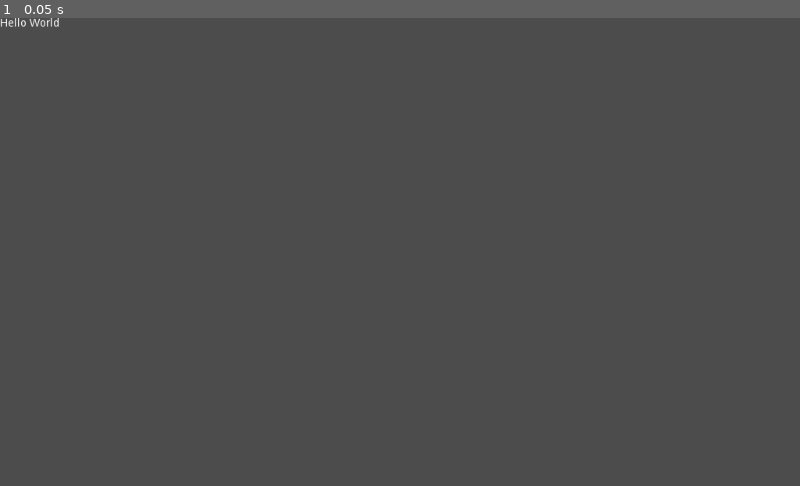
Above: before the commit, frame 1.
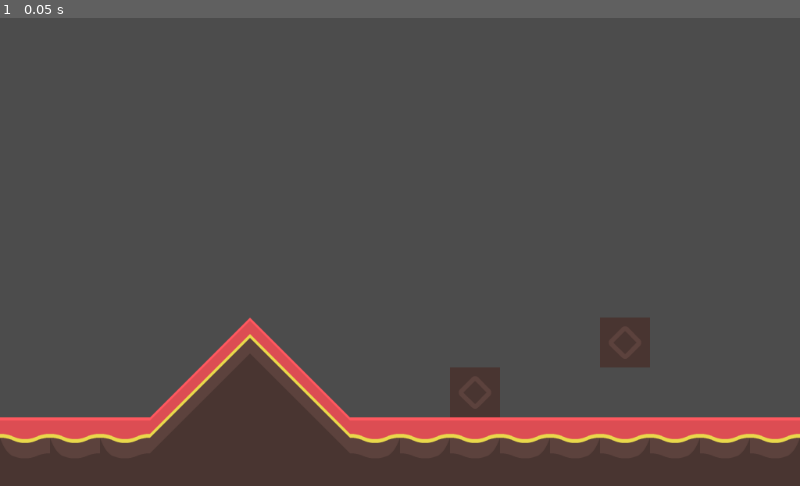
Above: after the commit, the same moment.

Repository: INF19IT2/2d-Jump-n-Run-SE
Game: Godot game, scene res://Scenes/First_Level/First_Level.tscn
Two runs of this game, one before a commit and one after it. Both use one fixed random seed, a clock stepped at 60 frames per second and the inputs below. The project has no main scene, so this scene is started directly.
Inputs:
- Up to frame 1 (0.05 s): no input

The runs differ from the first frame. In frame 1, 16% of the frame differs, in the area x 0-100%, y 0-100%.

Commit message:
Created a first basic level with some basic textures

Diff:
--- a/2d-Jump-n-Run-SE/Scenes/First_Level/First_Level.tscn
+++ b/2d-Jump-n-Run-SE/Scenes/First_Level/First_Level.tscn
@@ -1,9 +1,16 @@
-[gd_scene format=2]
+[gd_scene load_steps=2 format=2]
 
-[node name="Label" type="Label"]
-margin_right = 40.0
-margin_bottom = 14.0
-text = "Hello World"
+[ext_resource path="res://Scenes/First_Level/first_level_tileset.tres" type="TileSet" id=1]
+
+[node name="Node2D" type="Node2D"]
+
+[node name="CanvasLayer" type="CanvasLayer" parent="."]
+follow_viewport_enable = true
 __meta__ = {
-"_edit_use_anchors_": false
+"_editor_description_": "Test"
 }
+
+[node name="TileMap" type="TileMap" parent="CanvasLayer"]
+tile_set = ExtResource( 1 )
+format = 1
+tile_data = PoolIntArray( 393220, 13, 0, 393221, 14, 0, 393228, 10, 0, 458755, 13, 0, 458756, 22, 0, 458757, 23, 0, 458758, 14, 0, 458761, 10, 0, 524288, 24, 0, 524289, 24, 0, 524290, 24, 0, 524291, 22, 0, 524292, 0, 0, 524293, 0, 0, 524294, 23, 0, 524295, 25, 0, 524296, 25, 0, 524297, 25, 0, 524298, 25, 0, 524299, 25, 0, 524300, 25, 0, 524301, 25, 0, 524302, 25, 0, 524303, 25, 0, 589824, 0, 0, 589825, 0, 0, 589826, 0, 0, 589827, 0, 0, 589828, 0, 0, 589829, 0, 0, 589830, 0, 0, 589831, 0, 0, 589832, 0, 0, 589833, 0, 0, 589834, 0, 0, 589835, 0, 0, 589836, 0, 0, 589837, 0, 0, 589838, 0, 0, 589839, 0, 0 )
--- /dev/null
+++ b/2d-Jump-n-Run-SE/Scenes/First_Level/first_level_tileset.tres
@@ -0,0 +1,685 @@
+[gd_resource type="TileSet" load_steps=30 format=2]
+
+[ext_resource path="res://imagesFiles/Environment/First_Level/tilesheet.png" type="Texture" id=1]
+
+[sub_resource type="ConvexPolygonShape2D" id=1]
+points = PoolVector2Array( 64, 64, 0, 64, 0, 0, 64, 0 )
+
+[sub_resource type="ConvexPolygonShape2D" id=2]
+points = PoolVector2Array( 0, 0, 32, 0, 32, 32, 0, 32 )
+
+[sub_resource type="ConvexPolygonShape2D" id=3]
+points = PoolVector2Array( 0, 0, 64, 0, 64, 64, 0, 64 )
+
+[sub_resource type="ConvexPolygonShape2D" id=4]
+points = PoolVector2Array( 0, 0, 64, 0, 64, 64, 0, 64 )
+
+[sub_resource type="ConvexPolygonShape2D" id=5]
+points = PoolVector2Array( 0, 0, 64, 0, 64, 64, 0, 64 )
+
+[sub_resource type="ConvexPolygonShape2D" id=6]
+points = PoolVector2Array( 0, 0, 64, 0, 64, 64, 0, 64 )
+
+[sub_resource type="ConvexPolygonShape2D" id=7]
+points = PoolVector2Array( 0, 0, 64, 0, 64, 64, 0, 64 )
+
+[sub_resource type="ConvexPolygonShape2D" id=8]
+points = PoolVector2Array( 0, 0, 64, 0, 64, 64, 0, 64 )
+
+[sub_resource type="ConvexPolygonShape2D" id=9]
+points = PoolVector2Array( 0, 0, 64, 0, 64, 64, 0, 64 )
+
+[sub_resource type="ConvexPolygonShape2D" id=10]
+points = PoolVector2Array( 0, 0, 64, 0, 64, 64, 0, 64 )
+
+[sub_resource type="ConvexPolygonShape2D" id=11]
+points = PoolVector2Array( 0, 0, 64, 0, 64, 64, 0, 64 )
+
+[sub_resource type="ConvexPolygonShape2D" id=12]
+points = PoolVector2Array( 0, 0, 64, 0, 64, 64, 0, 64 )
+
+[sub_resource type="ConvexPolygonShape2D" id=13]
+points = PoolVector2Array( 64, 32, 0, 32, 0, 0, 64, 0 )
+
+[sub_resource type="ConvexPolygonShape2D" id=14]
+points = PoolVector2Array( 0, 0, 64, 0, 64, 64, 0, 64 )
+
+[sub_resource type="ConvexPolygonShape2D" id=15]
+points = PoolVector2Array( 0, 0, 64, 0, 64, 64, 0, 64 )
+
+[sub_resource type="ConvexPolygonShape2D" id=16]
+points = PoolVector2Array( 0, 0, 64, 0, 64, 64, 0, 64 )
+
+[sub_resource type="ConvexPolygonShape2D" id=17]
+points = PoolVector2Array( 0, 0, 64, 0, 64, 64, 0, 64 )
+
+[sub_resource type="ConvexPolygonShape2D" id=18]
+points = PoolVector2Array( 0, 0, 64, 0, 64, 64, 0, 64 )
+
+[sub_resource type="ConvexPolygonShape2D" id=19]
+points = PoolVector2Array( 0, 0, 64, 0, 64, 64, 0, 64 )
+
+[sub_resource type="ConvexPolygonShape2D" id=20]
+points = PoolVector2Array( 0, 0, 64, 0, 64, 64, 0, 64 )
+
+[sub_resource type="ConvexPolygonShape2D" id=21]
+points = PoolVector2Array( 0, 0, 64, 0, 64, 64, 0, 64 )
+
+[sub_resource type="ConvexPolygonShape2D" id=22]
+points = PoolVector2Array( 0, 0, 64, 0, 64, 64, 0, 64 )
+
+[sub_resource type="ConvexPolygonShape2D" id=23]
+points = PoolVector2Array( 0, 0, 64, 0, 64, 64, 0, 64 )
+
+[sub_resource type="ConvexPolygonShape2D" id=24]
+points = PoolVector2Array( 0, 0, 64, 0, 64, 64, 0, 64 )
+
+[sub_resource type="ConvexPolygonShape2D" id=25]
+points = PoolVector2Array( 0, 0, 64, 0, 64, 64, 0, 64 )
+
+[sub_resource type="ConvexPolygonShape2D" id=26]
+points = PoolVector2Array( 0, 0, 64, 0, 64, 64, 0, 64 )
+
+[sub_resource type="ConvexPolygonShape2D" id=27]
+points = PoolVector2Array( 0, 0, 64, 0, 64, 64, 0, 64 )
+
+[sub_resource type="ConvexPolygonShape2D" id=28]
+points = PoolVector2Array( 0, 0, 64, 0, 64, 64, 0, 64 )
+
+[resource]
+0/name = "tilesheet.png 0"
+0/texture = ExtResource( 1 )
+0/tex_offset = Vector2( 0, 0 )
+0/modulate = Color( 1, 1, 1, 1 )
+0/region = Rect2( 0, 0, 64, 64 )
+0/tile_mode = 0
+0/occluder_offset = Vector2( 0, 0 )
+0/navigation_offset = Vector2( 0, 0 )
+0/shape_offset = Vector2( 0, 0 )
+0/shape_transform = Transform2D( 1, 0, 0, 1, 0, 0 )
+0/shape = SubResource( 1 )
+0/shape_one_way = false
+0/shape_one_way_margin = 1.0
+0/shapes = [ {
+"autotile_coord": Vector2( 0, 0 ),
+"one_way": false,
+"one_way_margin": 1.0,
+"shape": SubResource( 1 ),
+"shape_transform": Transform2D( 1, 0, 0, 1, 0, 0 )
+} ]
+0/z_index = 0
+1/name = "tilesheet.png 1"
+1/texture = ExtResource( 1 )
+1/tex_offset = Vector2( 0, 0 )
+1/modulate = Color( 1, 1, 1, 1 )
+1/region = Rect2( 192, 0, 64, 64 )
+1/tile_mode = 1
+1/autotile/bitmask_mode = 0
+1/autotile/bitmask_flags = [  ]
+1/autotile/icon_coordinate = Vector2( 0, 0 )
+1/autotile/tile_size = Vector2( 32, 32 )
+1/autotile/spacing = 0
+1/autotile/occluder_map = [  ]
+1/autotile/navpoly_map = [  ]
+1/autotile/priority_map = [  ]
+1/autotile/z_index_map = [  ]
+1/occluder_offset = Vector2( 0, 0 )
+1/navigation_offset = Vector2( 0, 0 )
+1/shape_offset = Vector2( 0, 0 )
+1/shape_transform = Transform2D( 1, 0, 0, 1, 0, 0 )
+1/shape = SubResource( 2 )
+1/shape_one_way = false
+1/shape_one_way_margin = 1.0
+1/shapes = [ {
+"autotile_coord": Vector2( 0, 0 ),
+"one_way": false,
+"one_way_margin": 1.0,
+"shape": SubResource( 2 ),
+"shape_transform": Transform2D( 1, 0, 0, 1, 0, 0 )
+} ]
+1/z_index = 0
+2/name = "tilesheet.png 2"
+2/texture = ExtResource( 1 )
+2/tex_offset = Vector2( 0, 0 )
+2/modulate = Color( 1, 1, 1, 1 )
+2/region = Rect2( 64, 0, 64, 64 )
+2/tile_mode = 0
+2/occluder_offset = Vector2( 0, 0 )
+2/navigation_offset = Vector2( 0, 0 )
+2/shape_offset = Vector2( 0, 0 )
+2/shape_transform = Transform2D( 1, 0, 0, 1, 0, 0 )
+2/shape = SubResource( 13 )
+2/shape_one_way = false
+2/shape_one_way_margin = 1.0
+2/shapes = [ {
+"autotile_coord": Vector2( 0, 0 ),
+"one_way": false,
+"one_way_margin": 1.0,
+"shape": SubResource( 13 ),
+"shape_transform": Transform2D( 1, 0, 0, 1, 0, 0 )
+} ]
+2/z_index = 0
+3/name = "tilesheet.png 3"
+3/texture = ExtResource( 1 )
+3/tex_offset = Vector2( 0, 0 )
+3/modulate = Color( 1, 1, 1, 1 )
+3/region = Rect2( 128, 0, 64, 64 )
+3/tile_mode = 0
+3/occluder_offset = Vector2( 0, 0 )
+3/navigation_offset = Vector2( 0, 0 )
+3/shape_offset = Vector2( 0, 0 )
+3/shape_transform = Transform2D( 1, 0, 0, 1, 0, 0 )
+3/shape = SubResource( 22 )
+3/shape_one_way = false
+3/shape_one_way_margin = 1.0
+3/shapes = [ {
+"autotile_coord": Vector2( 0, 0 ),
+"one_way": false,
+"one_way_margin": 1.0,
+"shape": SubResource( 22 ),
+"shape_transform": Transform2D( 1, 0, 0, 1, 0, 0 )
+} ]
+3/z_index = 0
+4/name = "tilesheet.png 4"
+4/texture = ExtResource( 1 )
+4/tex_offset = Vector2( 0, 0 )
+4/modulate = Color( 1, 1, 1, 1 )
+4/region = Rect2( 192, 0, 64, 64 )
+4/tile_mode = 0
+4/occluder_offset = Vector2( 0, 0 )
+4/navigation_offset = Vector2( 0, 0 )
+4/shape_offset = Vector2( 0, 0 )
+4/shape_transform = Transform2D( 1, 0, 0, 1, 0, 0 )
+4/shape_one_way = false
+4/shape_one_way_margin = 0.0
+4/shapes = [  ]
+4/z_index = 0
+5/name = "tilesheet.png 5"
+5/texture = ExtResource( 1 )
+5/tex_offset = Vector2( 0, 0 )
+5/modulate = Color( 1, 1, 1, 1 )
+5/region = Rect2( 256, 0, 64, 64 )
+5/tile_mode = 0
+5/occluder_offset = Vector2( 0, 0 )
+5/navigation_offset = Vector2( 0, 0 )
+5/shape_offset = Vector2( 0, 0 )
+5/shape_transform = Transform2D( 1, 0, 0, 1, 0, 0 )
+5/shape = SubResource( 23 )
+5/shape_one_way = false
+5/shape_one_way_margin = 1.0
+5/shapes = [ {
+"autotile_coord": Vector2( 0, 0 ),
+"one_way": false,
+"one_way_margin": 1.0,
+"shape": SubResource( 23 ),
+"shape_transform": Transform2D( 1, 0, 0, 1, 0, 0 )
+} ]
+5/z_index = 0
+6/name = "tilesheet.png 6"
+6/texture = ExtResource( 1 )
+6/tex_offset = Vector2( 0, 0 )
+6/modulate = Color( 1, 1, 1, 1 )
+6/region = Rect2( 320, 0, 64, 64 )
+6/tile_mode = 0
+6/occluder_offset = Vector2( 0, 0 )
+6/navigation_offset = Vector2( 0, 0 )
+6/shape_offset = Vector2( 0, 0 )
+6/shape_transform = Transform2D( 1, 0, 0, 1, 0, 0 )
+6/shape = SubResource( 24 )
+6/shape_one_way = false
+6/shape_one_way_margin = 1.0
+6/shapes = [ {
+"autotile_coord": Vector2( 0, 0 ),
+"one_way": false,
+"one_way_margin": 1.0,
+"shape": SubResource( 24 ),
+"shape_transform": Transform2D( 1, 0, 0, 1, 0, 0 )
+} ]
+6/z_index = 0
+7/name = "tilesheet.png 7"
+7/texture = ExtResource( 1 )
+7/tex_offset = Vector2( 0, 0 )
+7/modulate = Color( 1, 1, 1, 1 )
+7/region = Rect2( 384, 0, 64, 64 )
+7/tile_mode = 0
+7/occluder_offset = Vector2( 0, 0 )
+7/navigation_offset = Vector2( 0, 0 )
+7/shape_offset = Vector2( 0, 0 )
+7/shape_transform = Transform2D( 1, 0, 0, 1, 0, 0 )
+7/shape = SubResource( 25 )
+7/shape_one_way = false
+7/shape_one_way_margin = 1.0
+7/shapes = [ {
+"autotile_coord": Vector2( 0, 0 ),
+"one_way": false,
+"one_way_margin": 1.0,
+"shape": SubResource( 25 ),
+"shape_transform": Transform2D( 1, 0, 0, 1, 0, 0 )
+} ]
+7/z_index = 0
+8/name = "tilesheet.png 8"
+8/texture = ExtResource( 1 )
+8/tex_offset = Vector2( 0, 0 )
+8/modulate = Color( 1, 1, 1, 1 )
+8/region = Rect2( 448, 0, 64, 64 )
+8/tile_mode = 0
+8/occluder_offset = Vector2( 0, 0 )
+8/navigation_offset = Vector2( 0, 0 )
+8/shape_offset = Vector2( 0, 0 )
+8/shape_transform = Transform2D( 1, 0, 0, 1, 0, 0 )
+8/shape = SubResource( 26 )
+8/shape_one_way = false
+8/shape_one_way_margin = 1.0
+8/shapes = [ {
+"autotile_coord": Vector2( 0, 0 ),
+"one_way": false,
+"one_way_margin": 1.0,
+"shape": SubResource( 26 ),
+"shape_transform": Transform2D( 1, 0, 0, 1, 0, 0 )
+} ]
+8/z_index = 0
+9/name = "tilesheet.png 9"
+9/texture = ExtResource( 1 )
+9/tex_offset = Vector2( 0, 0 )
+9/modulate = Color( 1, 1, 1, 1 )
+9/region = Rect2( 512, 0, 64, 64 )
+9/tile_mode = 0
+9/occluder_offset = Vector2( 0, 0 )
+9/navigation_offset = Vector2( 0, 0 )
+9/shape_offset = Vector2( 0, 0 )
+9/shape_transform = Transform2D( 1, 0, 0, 1, 0, 0 )
+9/shape = SubResource( 27 )
+9/shape_one_way = false
+9/shape_one_way_margin = 1.0
+9/shapes = [ {
+"autotile_coord": Vector2( 0, 0 ),
+"one_way": false,
+"one_way_margin": 1.0,
+"shape": SubResource( 27 ),
+"shape_transform": Transform2D( 1, 0, 0, 1, 0, 0 )
+}, {
+"autotile_coord": Vector2( 0, 0 ),
+"one_way": false,
+"one_way_margin": 1.0,
+"shape": SubResource( 28 ),
+"shape_transform": Transform2D( 1, 0, 0, 1, 0, 0 )
+} ]
+9/z_index = 0
+10/name = "tilesheet.png 10"
+10/texture = ExtResource( 1 )
+10/tex_offset = Vector2( 0, 0 )
+10/modulate = Color( 1, 1, 1, 1 )
+10/region = Rect2( 0, 64, 64, 64 )
+10/tile_mode = 0
+10/occluder_offset = Vector2( 0, 0 )
+10/navigation_offset = Vector2( 0, 0 )
+10/shape_offset = Vector2( 0, 0 )
+10/shape_transform = Transform2D( 1, 0, 0, 1, 0, 0 )
+10/shape = SubResource( 3 )
+10/shape_one_way = false
+10/shape_one_way_margin = 1.0
+10/shapes = [ {
+"autotile_coord": Vector2( 0, 0 ),
+"one_way": false,
+"one_way_margin": 1.0,
+"shape": SubResource( 3 ),
+"shape_transform": Transform2D( 1, 0, 0, 1, 0, 0 )
+} ]
+10/z_index = 0
+11/name = "tilesheet.png 11"
+11/texture = ExtResource( 1 )
+11/tex_offset = Vector2( 0, 0 )
+11/modulate = Color( 1, 1, 1, 1 )
+11/region = Rect2( 64, 64, 64, 64 )
+11/tile_mode = 0
+11/occluder_offset = Vector2( 0, 0 )
+11/navigation_offset = Vector2( 0, 0 )
+11/shape_offset = Vector2( 0, 0 )
+11/shape_transform = Transform2D( 1, 0, 0, 1, 0, 0 )
+11/shape = SubResource( 4 )
+11/shape_one_way = false
+11/shape_one_way_margin = 1.0
+11/shapes = [ {
+"autotile_coord": Vector2( 0, 0 ),
+"one_way": false,
+"one_way_margin": 1.0,
+"shape": SubResource( 4 ),
+"shape_transform": Transform2D( 1, 0, 0, 1, 0, 0 )
+} ]
+11/z_index = 0
+12/name = "tilesheet.png 12"
+12/texture = ExtResource( 1 )
+12/tex_offset = Vector2( 0, 0 )
+12/modulate = Color( 1, 1, 1, 1 )
+12/region = Rect2( 128, 64, 64, 64 )
+12/tile_mode = 0
+12/occluder_offset = Vector2( 0, 0 )
+12/navigation_offset = Vector2( 0, 0 )
+12/shape_offset = Vector2( 0, 0 )
+12/shape_transform = Transform2D( 1, 0, 0, 1, 0, 0 )
+12/shape = SubResource( 5 )
+12/shape_one_way = false
+12/shape_one_way_margin = 1.0
+12/shapes = [ {
+"autotile_coord": Vector2( 0, 0 ),
+"one_way": false,
+"one_way_margin": 1.0,
+"shape": SubResource( 5 ),
+"shape_transform": Transform2D( 1, 0, 0, 1, 0, 0 )
+} ]
+12/z_index = 0
+13/name = "tilesheet.png 13"
+13/texture = ExtResource( 1 )
+13/tex_offset = Vector2( 0, 0 )
+13/modulate = Color( 1, 1, 1, 1 )
+13/region = Rect2( 192, 64, 64, 64 )
+13/tile_mode = 0
+13/occluder_offset = Vector2( 0, 0 )
+13/navigation_offset = Vector2( 0, 0 )
+13/shape_offset = Vector2( 0, 0 )
+13/shape_transform = Transform2D( 1, 0, 0, 1, 0, 0 )
+13/shape = SubResource( 6 )
+13/shape_one_way = false
+13/shape_one_way_margin = 1.0
+13/shapes = [ {
+"autotile_coord": Vector2( 0, 0 ),
+"one_way": false,
+"one_way_margin": 1.0,
+"shape": SubResource( 6 ),
+"shape_transform": Transform2D( 1, 0, 0, 1, 0, 0 )
+} ]
+13/z_index = 0
+14/name = "tilesheet.png 14"
+14/texture = ExtResource( 1 )
+14/tex_offset = Vector2( 0, 0 )
+14/modulate = Color( 1, 1, 1, 1 )
+14/region = Rect2( 256, 64, 64, 64 )
+14/tile_mode = 0
+14/occluder_offset = Vector2( 0, 0 )
+14/navigation_offset = Vector2( 0, 0 )
+14/shape_offset = Vector2( 0, 0 )
+14/shape_transform = Transform2D( 1, 0, 0, 1, 0, 0 )
+14/shape = SubResource( 7 )
+14/shape_one_way = false
+14/shape_one_way_margin = 1.0
+14/shapes = [ {
+"autotile_coord": Vector2( 0, 0 ),
+"one_way": false,
+"one_way_margin": 1.0,
+"shape": SubResource( 7 ),
+"shape_transform": Transform2D( 1, 0, 0, 1, 0, 0 )
+} ]
+14/z_index = 0
+15/name = "tilesheet.png 15"
+15/texture = ExtResource( 1 )
+15/tex_offset = Vector2( 0, 0 )
+15/modulate = Color( 1, 1, 1, 1 )
+15/region = Rect2( 320, 64, 64, 64 )
+15/tile_mode = 0
+15/occluder_offset = Vector2( 0, 0 )
+15/navigation_offset = Vector2( 0, 0 )
+15/shape_offset = Vector2( 0, 0 )
+15/shape_transform = Transform2D( 1, 0, 0, 1, 0, 0 )
+15/shape = SubResource( 8 )
+15/shape_one_way = false
+15/shape_one_way_margin = 1.0
+15/shapes = [ {
+"autotile_coord": Vector2( 0, 0 ),
+"one_way": false,
+"one_way_margin": 1.0,
+"shape": SubResource( 8 ),
+"shape_transform": Transform2D( 1, 0, 0, 1, 0, 0 )
+} ]
+15/z_index = 0
+16/name = "tilesheet.png 16"
+16/texture = ExtResource( 1 )
+16/tex_offset = Vector2( 0, 0 )
+16/modulate = Color( 1, 1, 1, 1 )
+16/region = Rect2( 384, 64, 64, 64 )
+16/tile_mode = 0
+16/occluder_offset = Vector2( 0, 0 )
+16/navigation_offset = Vector2( 0, 0 )
+16/shape_offset = Vector2( 0, 0 )
+16/shape_transform = Transform2D( 1, 0, 0, 1, 0, 0 )
+16/shape = SubResource( 9 )
+16/shape_one_way = false
+16/shape_one_way_margin = 1.0
+16/shapes = [ {
+"autotile_coord": Vector2( 0, 0 ),
+"one_way": false,
+"one_way_margin": 1.0,
+"shape": SubResource( 9 ),
+"shape_transform": Transform2D( 1, 0, 0, 1, 0, 0 )
+} ]
+16/z_index = 0
+17/name = "tilesheet.png 17"
+17/texture = ExtResource( 1 )
+17/tex_offset = Vector2( 0, 0 )
+17/modulate = Color( 1, 1, 1, 1 )
+17/region = Rect2( 448, 64, 64, 64 )
+17/tile_mode = 0
+17/occluder_offset = Vector2( 0, 0 )
+17/navigation_offset = Vector2( 0, 0 )
+17/shape_offset = Vector2( 0, 0 )
+17/shape_transform = Transform2D( 1, 0, 0, 1, 0, 0 )
+17/shape = SubResource( 10 )
+17/shape_one_way = false
+17/shape_one_way_margin = 1.0
+17/shapes = [ {
+"autotile_coord": Vector2( 0, 0 ),
+"one_way": false,
+"one_way_margin": 1.0,
+"shape": SubResource( 10 ),
+"shape_transform": Transform2D( 1, 0, 0, 1, 0, 0 )
+} ]
+17/z_index = 0
+18/name = "tilesheet.png 18"
+18/texture = ExtResource( 1 )
+18/tex_offset = Vector2( 0, 0 )
+18/modulate = Color( 1, 1, 1, 1 )
+18/region = Rect2( 512, 64, 64, 64 )
+18/tile_mode = 0
+18/occluder_offset = Vector2( 0, 0 )
+18/navigation_offset = Vector2( 0, 0 )
+18/shape_offset = Vector2( 0, 0 )
+18/shape_transform = Transform2D( 1, 0, 0, 1, 0, 0 )
+18/shape = SubResource( 11 )
+18/shape_one_way = false
+18/shape_one_way_margin = 1.0
+18/shapes = [ {
+"autotile_coord": Vector2( 0, 0 ),
+"one_way": false,
+"one_way_margin": 1.0,
+"shape": SubResource( 11 ),
+"shape_transform": Transform2D( 1, 0, 0, 1, 0, 0 )
+} ]
+18/z_index = 0
+19/name = "tilesheet.png 19"
+19/texture = ExtResource( 1 )
+19/tex_offset = Vector2( 0, 0 )
+19/modulate = Color( 1, 1, 1, 1 )
+19/region = Rect2( 0, 128, 64, 64 )
+19/tile_mode = 0
+19/occluder_offset = Vector2( 0, 0 )
+19/navigation_offset = Vector2( 0, 0 )
+19/shape_offset = Vector2( 0, 0 )
+19/shape_transform = Transform2D( 1, 0, 0, 1, 0, 0 )
+19/shape = SubResource( 12 )
+19/shape_one_way = false
+19/shape_one_way_margin = 1.0
+19/shapes = [ {
+"autotile_coord": Vector2( 0, 0 ),
+"one_way": false,
+"one_way_margin": 1.0,
+"shape": SubResource( 12 ),
+"shape_transform": Transform2D( 1, 0, 0, 1, 0, 0 )
+} ]
+19/z_index = 0
+20/name = "tilesheet.png 20"
+20/texture = ExtResource( 1 )
+20/tex_offset = Vector2( 0, 0 )
+20/modulate = Color( 1, 1, 1, 1 )
+20/region = Rect2( 64, 128, 64, 64 )
+20/tile_mode = 0
+20/occluder_offset = Vector2( 0, 0 )
+20/navigation_offset = Vector2( 0, 0 )
+20/shape_offset = Vector2( 0, 0 )
+20/shape_transform = Transform2D( 1, 0, 0, 1, 0, 0 )
+20/shape = SubResource( 14 )
+20/shape_one_way = false
+20/shape_one_way_margin = 1.0
+20/shapes = [ {
+"autotile_coord": Vector2( 0, 0 ),
+"one_way": false,
+"one_way_margin": 1.0,
+"shape": SubResource( 14 ),
+"shape_transform": Transform2D( 1, 0, 0, 1, 0, 0 )
+} ]
+20/z_index = 0
+21/name = "tilesheet.png 21"
+21/texture = ExtResource( 1 )
+21/tex_offset = Vector2( 0, 0 )
+21/modulate = Color( 1, 1, 1, 1 )
+21/region = Rect2( 128, 128, 64, 64 )
+21/tile_mode = 0
+21/occluder_offset = Vector2( 0, 0 )
+21/navigation_offset = Vector2( 0, 0 )
+21/shape_offset = Vector2( 0, 0 )
+21/shape_transform = Transform2D( 1, 0, 0, 1, 0, 0 )
+21/shape = SubResource( 15 )
+21/shape_one_way = false
+21/shape_one_way_margin = 1.0
+21/shapes = [ {
+"autotile_coord": Vector2( 0, 0 ),
+"one_way": false,
+"one_way_margin": 1.0,
+"shape": SubResource( 15 ),
+"shape_transform": Transform2D( 1, 0, 0, 1, 0, 0 )
+} ]
+21/z_index = 0
+22/name = "tilesheet.png 22"
+22/texture = ExtResource( 1 )
+22/tex_offset = Vector2( 0, 0 )
+22/modulate = Color( 1, 1, 1, 1 )
+22/region = Rect2( 192, 128, 64, 64 )
+22/tile_mode = 0
+22/occluder_offset = Vector2( 0, 0 )
+22/navigation_offset = Vector2( 0, 0 )
+22/shape_offset = Vector2( 0, 0 )
+22/shape_transform = Transform2D( 1, 0, 0, 1, 0, 0 )
+22/shape = SubResource( 16 )
+22/shape_one_way = false
+22/shape_one_way_margin = 1.0
+22/shapes = [ {
+"autotile_coord": Vector2( 0, 0 ),
+"one_way": false,
+"one_way_margin": 1.0,
+"shape": SubResource( 16 ),
+"shape_transform": Transform2D( 1, 0, 0, 1, 0, 0 )
+} ]
+22/z_index = 0
+23/name = "tilesheet.png 23"
+23/texture = ExtResource( 1 )
+23/tex_offset = Vector2( 0, 0 )
+23/modulate = Color( 1, 1, 1, 1 )
+23/region = Rect2( 256, 128, 64, 64 )
+23/tile_mode = 0
+23/occluder_offset = Vector2( 0, 0 )
+23/navigation_offset = Vector2( 0, 0 )
+23/shape_offset = Vector2( 0, 0 )
+23/shape_transform = Transform2D( 1, 0, 0, 1, 0, 0 )
+23/shape = SubResource( 17 )
+23/shape_one_way = false
+23/shape_one_way_margin = 1.0
+23/shapes = [ {
+"autotile_coord": Vector2( 0, 0 ),
+"one_way": false,
+"one_way_margin": 1.0,
+"shape": SubResource( 17 ),
+"shape_transform": Transform2D( 1, 0, 0, 1, 0, 0 )
+} ]
+23/z_index = 0
+24/name = "tilesheet.png 24"
+24/texture = ExtResource( 1 )
+24/tex_offset = Vector2( 0, 0 )
+24/modulate = Color( 1, 1, 1, 1 )
+24/region = Rect2( 320, 128, 64, 64 )
+24/tile_mode = 0
+24/occluder_offset = Vector2( 0, 0 )
+24/navigation_offset = Vector2( 0, 0 )
+24/shape_offset = Vector2( 0, 0 )
+24/shape_transform = Transform2D( 1, 0, 0, 1, 0, 0 )
+24/shape = SubResource( 18 )
+24/shape_one_way = false
+24/shape_one_way_margin = 1.0
+24/shapes = [ {
+"autotile_coord": Vector2( 0, 0 ),
+"one_way": false,
+"one_way_margin": 1.0,
+"shape": SubResource( 18 ),
+"shape_transform": Transform2D( 1, 0, 0, 1, 0, 0 )
+} ]
+24/z_index = 0
+25/name = "tilesheet.png 25"
+25/texture = ExtResource( 1 )
+25/tex_offset = Vector2( 0, 0 )
+25/modulate = Color( 1, 1, 1, 1 )
+25/region = Rect2( 384, 128, 64, 64 )
+25/tile_mode = 0
+25/occluder_offset = Vector2( 0, 0 )
+25/navigation_offset = Vector2( 0, 0 )
+25/shape_offset = Vector2( 0, 0 )
+25/shape_transform = Transform2D( 1, 0, 0, 1, 0, 0 )
+25/shape = SubResource( 19 )
+25/shape_one_way = false
+25/shape_one_way_margin = 1.0
+25/shapes = [ {
+"autotile_coord": Vector2( 0, 0 ),
+"one_way": false,
+"one_way_margin": 1.0,
+"shape": SubResource( 19 ),
+"shape_transform": Transform2D( 1, 0, 0, 1, 0, 0 )
+} ]
+25/z_index = 0
+26/name = "tilesheet.png 26"
+26/texture = ExtResource( 1 )
+26/tex_offset = Vector2( 0, 0 )
+26/modulate = Color( 1, 1, 1, 1 )
+26/region = Rect2( 448, 128, 64, 64 )
+26/tile_mode = 0
+26/occluder_offset = Vector2( 0, 0 )
+26/navigation_offset = Vector2( 0, 0 )
+26/shape_offset = Vector2( 0, 0 )
+26/shape_transform = Transform2D( 1, 0, 0, 1, 0, 0 )
+26/shape = SubResource( 20 )
+26/shape_one_way = false
+26/shape_one_way_margin = 1.0
+26/shapes = [ {
+"autotile_coord": Vector2( 0, 0 ),
+"one_way": false,
+"one_way_margin": 1.0,
+"shape": SubResource( 20 ),
+"shape_transform": Transform2D( 1, 0, 0, 1, 0, 0 )
+} ]
+26/z_index = 0
+27/name = "tilesheet.png 27"
+27/texture = ExtResource( 1 )
+27/tex_offset = Vector2( 0, 0 )
+27/modulate = Color( 1, 1, 1, 1 )
+27/region = Rect2( 512, 128, 64, 64 )
+27/tile_mode = 0
+27/occluder_offset = Vector2( 0, 0 )
+27/navigation_offset = Vector2( 0, 0 )
+27/shape_offset = Vector2( 0, 0 )
+27/shape_transform = Transform2D( 1, 0, 0, 1, 0, 0 )
+27/shape = SubResource( 21 )
+27/shape_one_way = false
+27/shape_one_way_margin = 1.0
+27/shapes = [ {
+"autotile_coord": Vector2( 0, 0 ),
+"one_way": false,
+"one_way_margin": 1.0,
+"shape": SubResource( 21 ),
+"shape_transform": Transform2D( 1, 0, 0, 1, 0, 0 )
+} ]
+27/z_index = 0
--- /dev/null
+++ b/2d-Jump-n-Run-SE/icon2.gd
@@ -0,0 +1,16 @@
+extends Sprite
+
+
+# Declare member variables here. Examples:
+# var a = 2
+# var b = "text"
+
+
+# Called when the node enters the scene tree for the first time.
+func _ready():
+	pass # Replace with function body.
+
+
+# Called every frame. 'delta' is the elapsed time since the previous frame.
+#func _process(delta):
+#	pass
Not shown, added: 2d-Jump-n-Run-SE/imagesFiles/Environment/First_Level/Floor.jpg.import
Binary file added: 2d-Jump-n-Run-SE/imagesFiles/Environment/First_Level/hN0TnNU.jpg
Not shown, added: 2d-Jump-n-Run-SE/imagesFiles/Environment/First_Level/hN0TnNU.jpg.import
Binary file added: 2d-Jump-n-Run-SE/imagesFiles/Environment/First_Level/tilesheet.png
Not shown, added: 2d-Jump-n-Run-SE/imagesFiles/Environment/First_Level/tilesheet.png.import
Binary file added: 2d-Jump-n-Run-SE/placeholder.png
